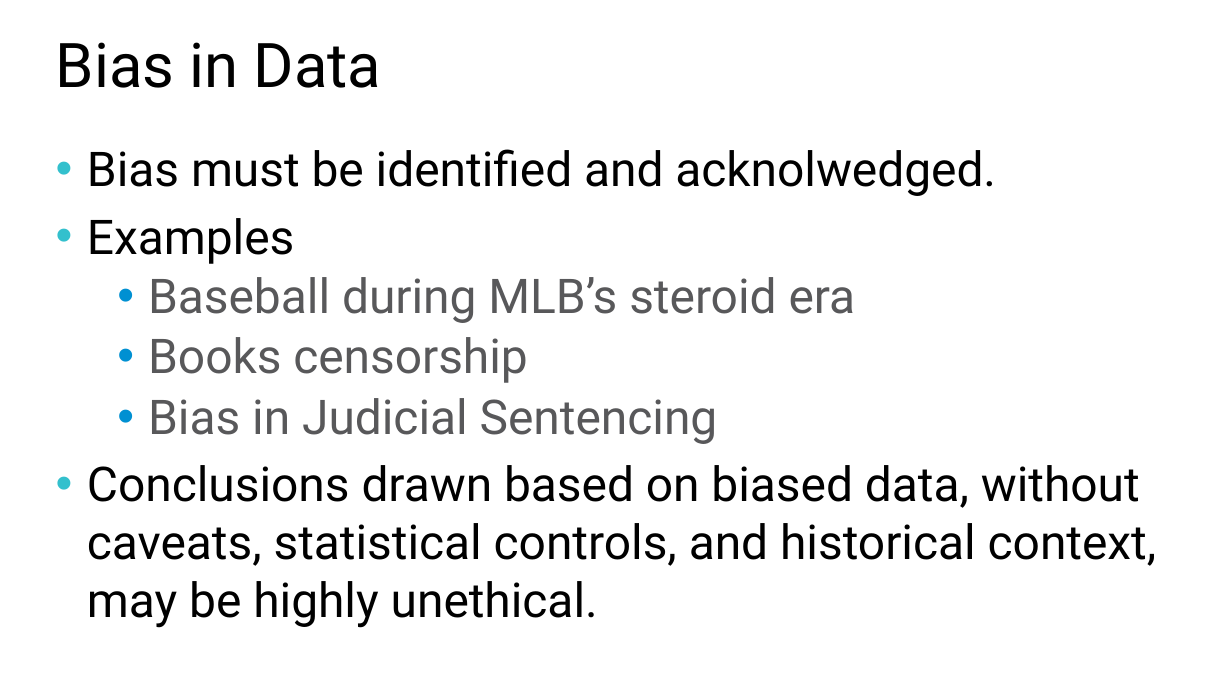
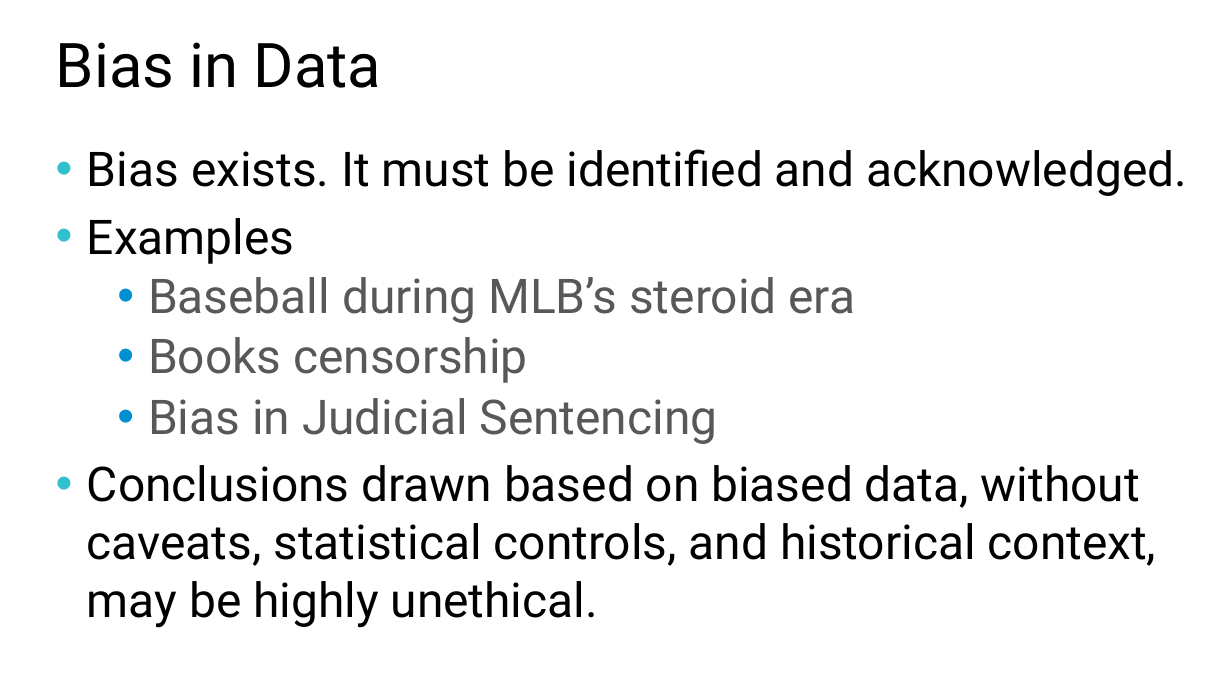
Before and after one commit to williamadba/Public-Presentations, a slide deck: slide 7 of SQLSat Baton Rouge BI 2020/Ethics in Modern Data.pptx (slide 5 before the commit). Drawn at 1232x693 pixels with LibreOffice and Linux fonts; fonts in the diff are those of the drawing. Boxes give left, top, right and bottom in pixels: in the first picture for what was removed or moved away, otherwise in the second. Text is boxed around its words. In the diff, an @@ line names an element or a change of style, - is before the commit and + after.

```diff
--- a/SQLSat Baton Rouge BI 2020/Ethics in Modern Data.pptx
+++ b/SQLSat Baton Rouge BI 2020/Ethics in Modern Data.pptx
@@ text at box(87, 149, 1187, 196): text changed @@
-• Bias must be identified and acknolwedged.
+• Bias exists. It must be identified and acknowledged.
```
Also in this commit, not shown: 7 other slides changed, 13 slides added.
